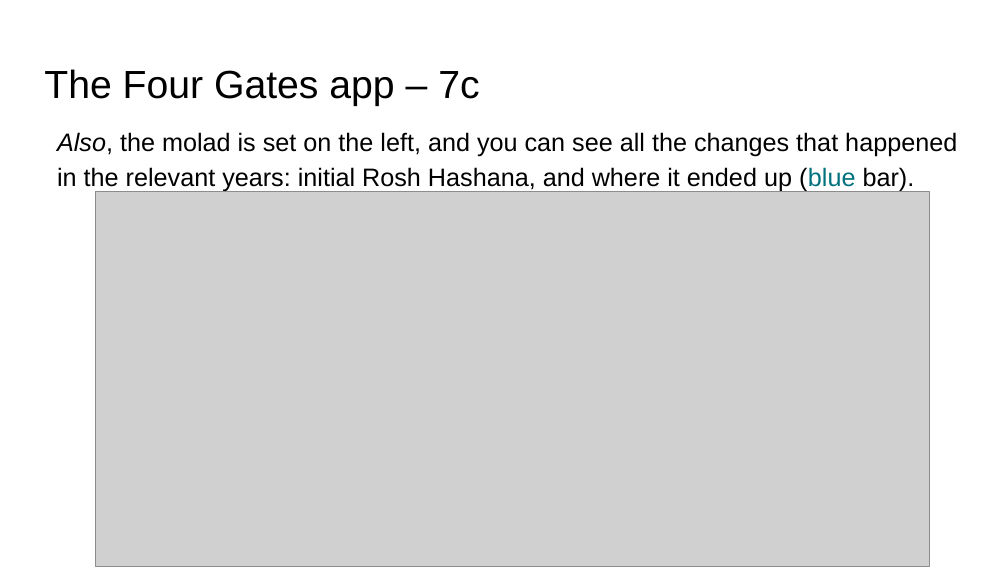
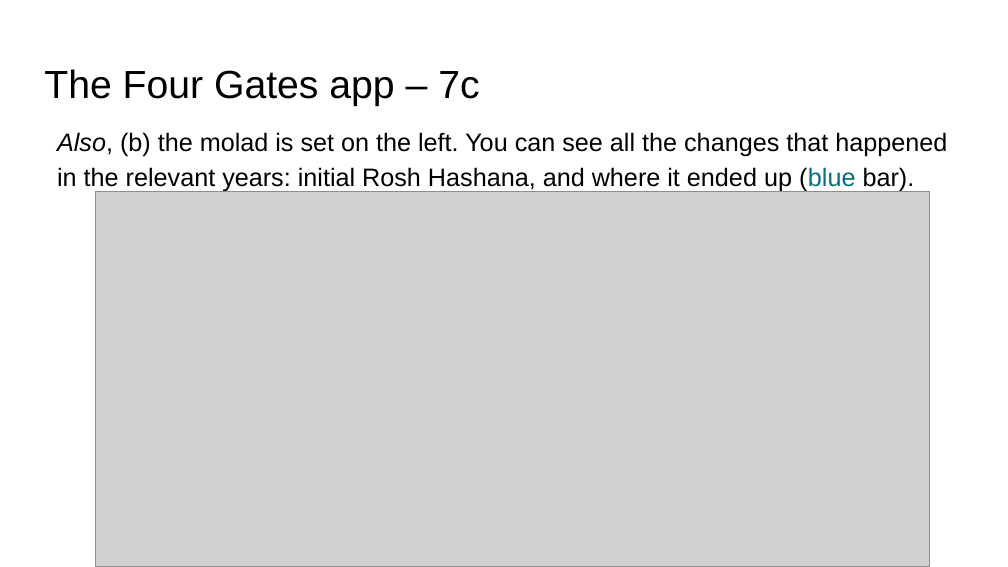
Before and after one commit to MichoelR/Keviyus, a slide deck: slide 27 of FourGates/FourGates.pptx. Drawn at 1008x567 pixels with LibreOffice and Linux fonts; fonts in the diff are those of the drawing; grey boxes stand for pictures. Boxes give left, top, right and bottom in pixels: in the first picture for what was removed or moved away, otherwise in the second. Text is boxed around its words. In the diff, an @@ line names an element or a change of style, - is before the commit and + after.

```diff
--- a/FourGates/FourGates.pptx
+++ b/FourGates/FourGates.pptx
@@ text at <box>57,132,947,192</box>: text changed @@
-Also, the molad is set on the left, and you can see all the changes that happened in the relevant years: initial Rosh Hashana, and where it ended up (blue bar).
+Also, (b) the molad is set on the left. You can see all the changes that happened in the relevant years: initial Rosh Hashana, and where it ended up (blue bar).
```
Also in this commit, not shown: 24 other slides changed.
